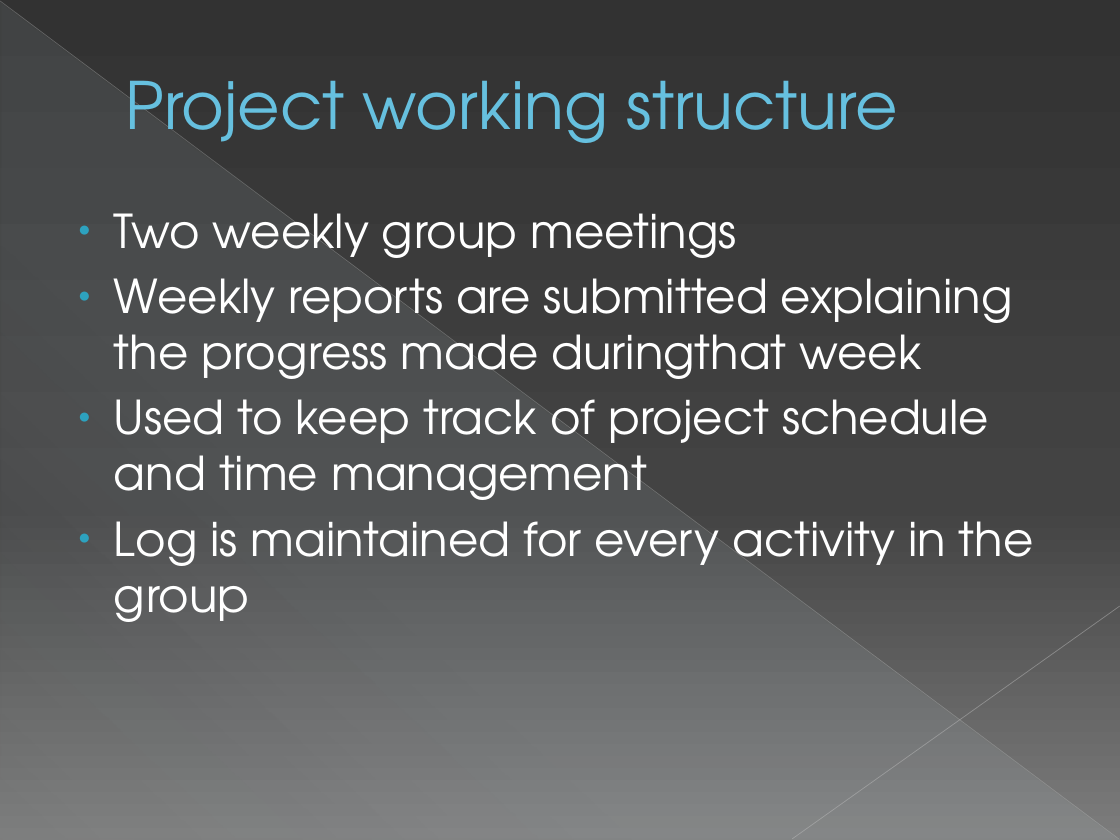
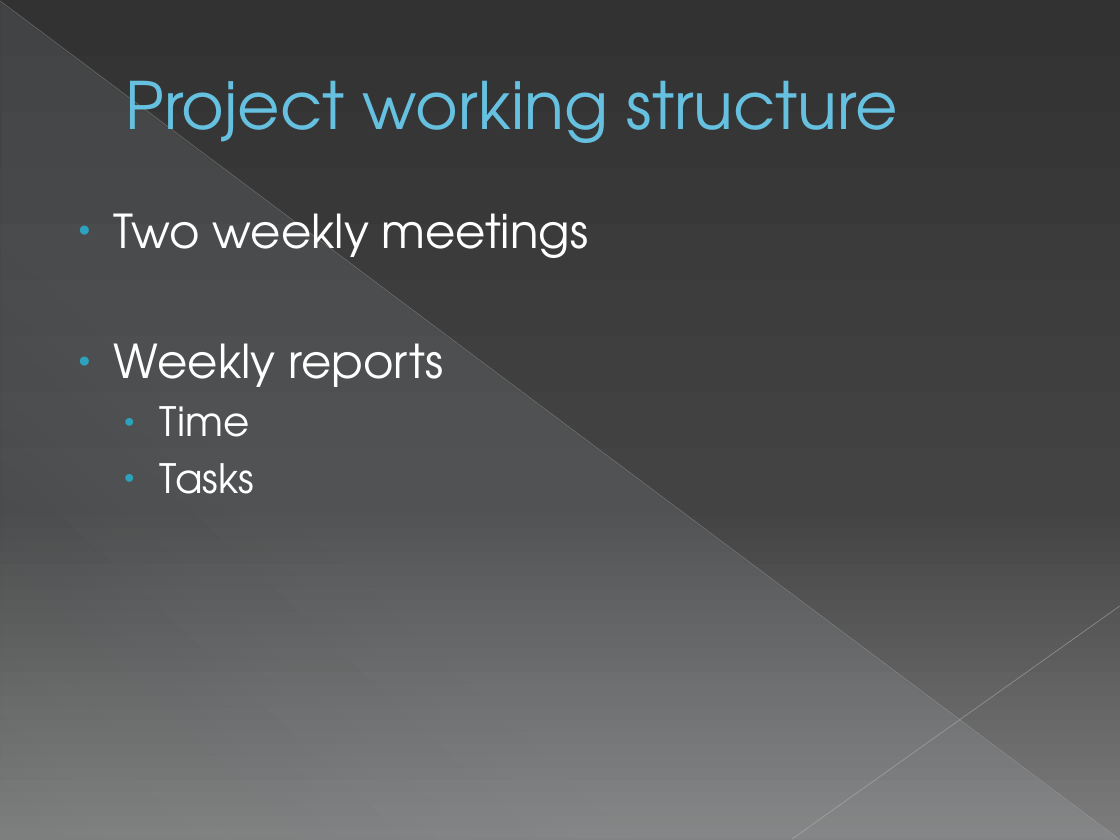
Before and after one commit to sweenr/odbc2kml, a slide deck: slide 3 of docs/ODBC2KML Demo Slides.pptx (slide 2 before the commit). Drawn at 1120x840 pixels with LibreOffice and Linux fonts; fonts in the diff are those of the drawing. Boxes give left, top, right and bottom in pixels: in the first picture for what was removed or moved away, otherwise in the second. Text is boxed around its words. In the diff, an @@ line names an element or a change of style, - is before the commit and + after.

```diff
--- a/docs/ODBC2KML Demo Slides.pptx
+++ b/docs/ODBC2KML Demo Slides.pptx
@@ text at bbox=[114, 213, 588, 494]: text changed @@
-● Two weekly group meetings
-● Weekly reports are submitted explaining the progress made duringthat week
-● Used to keep track of project schedule and time management
-● Log is maintained for every activity in the group
+● Two weekly meetings
+● Weekly reports
+  ● Time
+  ● Tasks
```
Also in this commit, not shown: 4 other slides changed, 1 other file.
